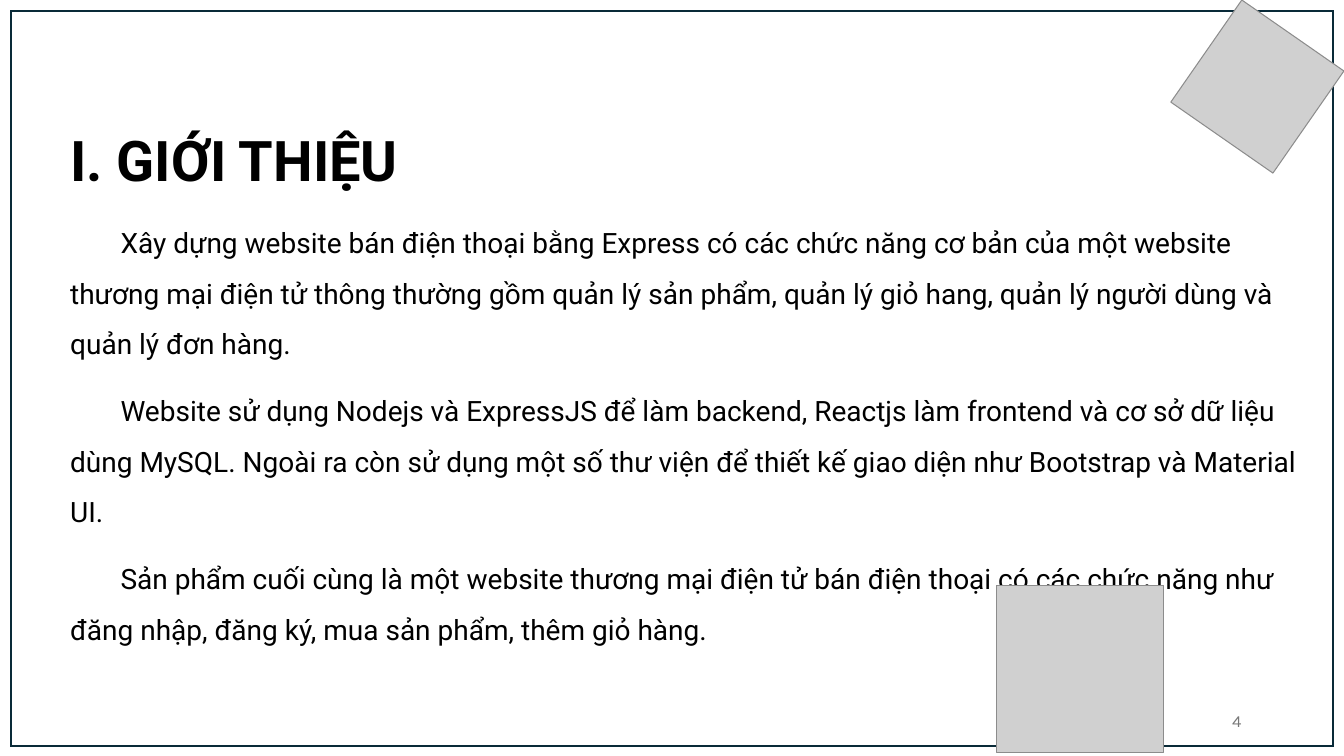
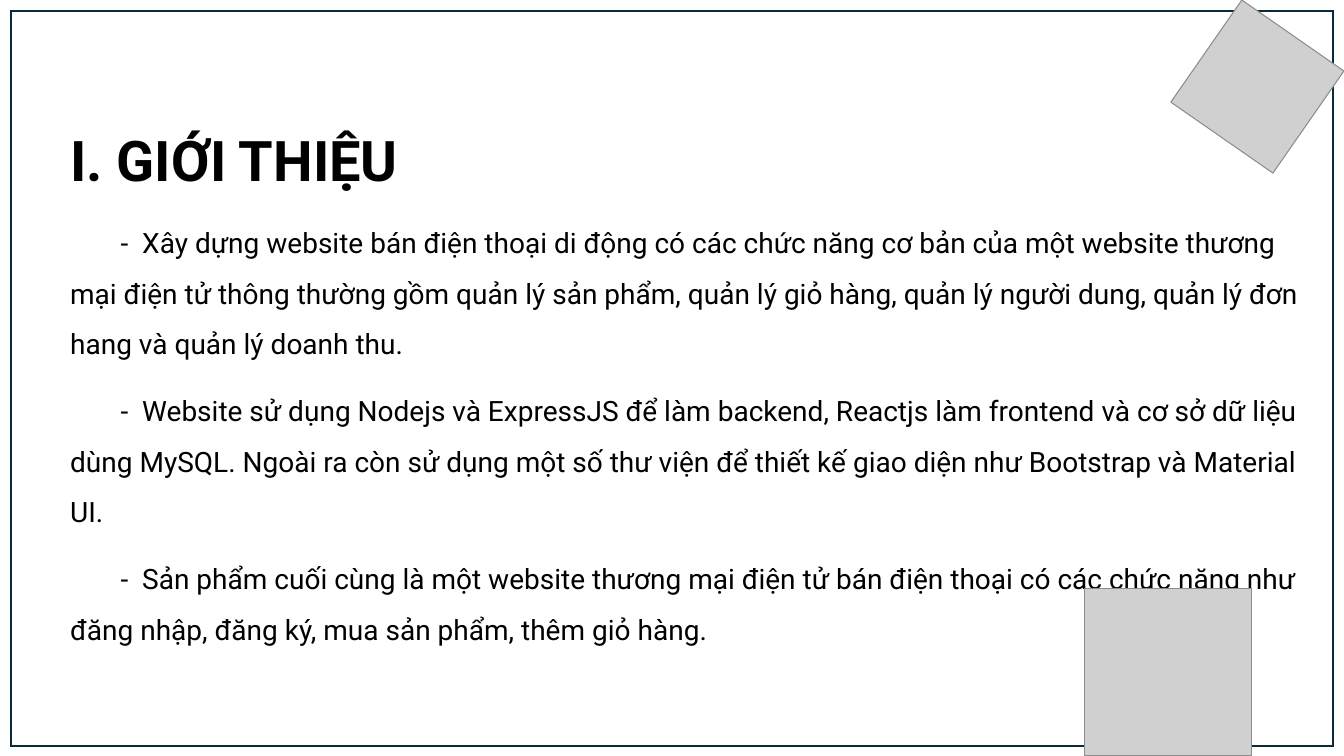
Before and after one commit to nguyenhoangnhan2102/tn-da21tta-110121071-nguyenhoangnhan-bandienthoai, a slide deck: slide 4 of docs/Chuyên ngành - Nguyễn Hoàng Nhân - DA21TTA - 110121071.pptx. Drawn at 1344x756 pixels with LibreOffice and Linux fonts; fonts in the diff are those of the drawing; grey boxes stand for pictures. Boxes give left, top, right and bottom in pixels: in the first picture for what was removed or moved away, otherwise in the second. Text is boxed around its words. In the diff, an @@ line names an element or a change of style, - is before the commit and + after.

Commit message:
update

```diff
--- a/docs/Chuyên ngành - Nguyễn Hoàng Nhân - DA21TTA - 110121071.pptx
+++ b/docs/Chuyên ngành - Nguyễn Hoàng Nhân - DA21TTA - 110121071.pptx
@@ text at [70,230,1297,646]: text changed @@
-Xây dựng website bán điện thoại bằng Express có các chức năng cơ bản của một website thương mại điện tử thông thường gồm quản lý sản phẩm, quản lý giỏ hang, quản lý người dùng và quản lý đơn hàng.
-Website sử dụng Nodejs và ExpressJS để làm backend, Reactjs làm frontend và cơ sở dữ liệu dùng MySQL. Ngoài ra còn sử dụng một số thư viện để thiết kế giao diện như Bootstrap và Material UI.
-Sản phẩm cuối cùng là một website thương mại điện tử bán điện thoại có các chức năng như đăng nhập, đăng ký, mua sản phẩm, thêm giỏ hàng.
+- Xây dựng website bán điện thoại di động có các chức năng cơ bản của một website thương mại điện tử thông thường gồm quản lý sản phẩm, quản lý giỏ hàng, quản lý người dung, quản lý đơn hang và quản lý doanh thu.
+- Website sử dụng Nodejs và ExpressJS để làm backend, Reactjs làm frontend và cơ sở dữ liệu dùng MySQL. Ngoài ra còn sử dụng một số thư viện để thiết kế giao diện như Bootstrap và Material UI.
+- Sản phẩm cuối cùng là một website thương mại điện tử bán điện thoại có các chức năng như đăng nhập, đăng ký, mua sản phẩm, thêm giỏ hàng.
@@ picture: place and size @@
-picture at [997,586,1165,753]
+picture at [1085,589,1252,756]
@@ page number removed at [1232,716,1241,727] @@
-4
```
Also in this commit, not shown: 9 other slides changed, 1 slide added, 1 slide removed.
